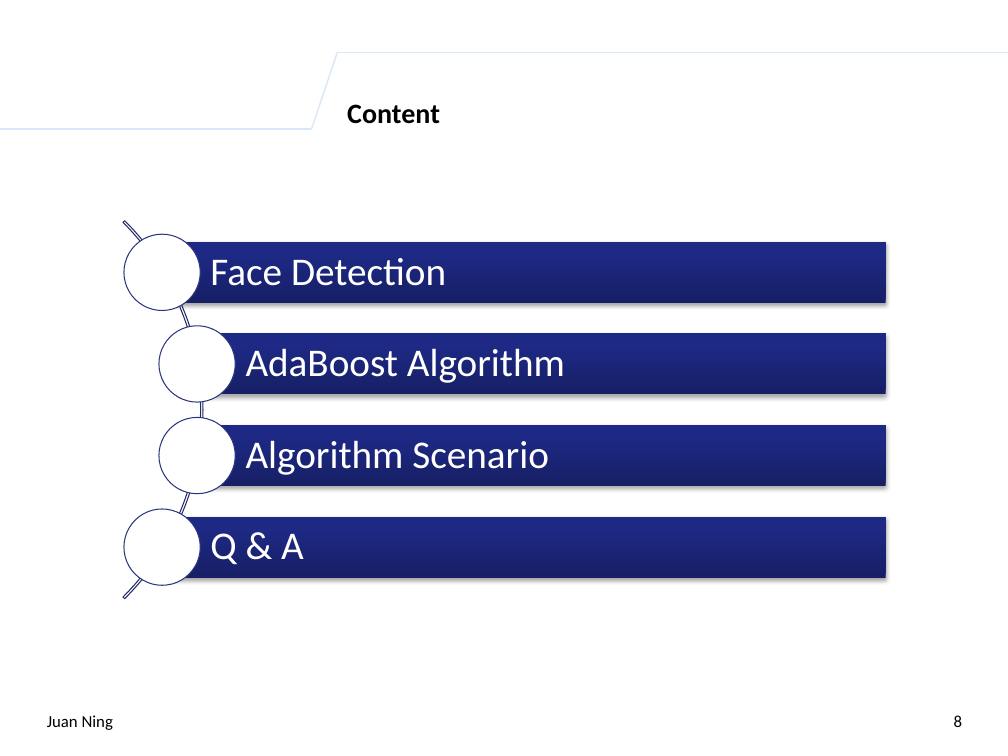
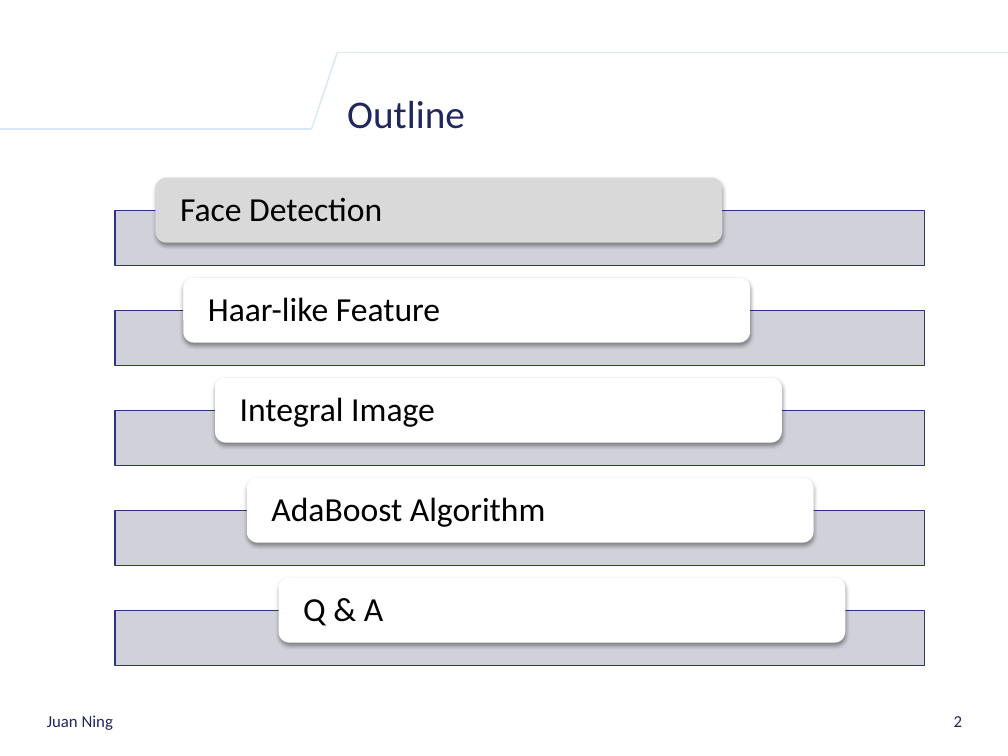
Before and after one commit to k-ning/SHARING, a slide deck: slide 2 of AdaBoost_Algorithm_Presentation.pptx (slide 8 before the commit). Drawn at 1008x756 pixels with LibreOffice and Linux fonts; fonts in the diff are those of the drawing; background and template pictures are left out. Boxes give left, top, right and bottom in pixels: in the first picture for what was removed or moved away, otherwise in the second. Text is boxed around its words. In the diff, an @@ line names an element or a change of style, - is before the commit and + after.

```diff
--- a/AdaBoost_Algorithm_Presentation.pptx
+++ b/AdaBoost_Algorithm_Presentation.pptx
@@ title at box(347, 100, 465, 129): text changed; size 20 to 28 pt; text colour #000000 to #20275D; bold off @@
-Content
+Outline
@@ text "Face Detection": place and size @@
-text "Face Detection" at box(210, 258, 446, 286)
+text "Face Detection" at box(180, 198, 382, 222)
@@ rectangle: place and size @@
-rectangle at box(162, 242, 886, 303)
+rectangle at box(115, 210, 924, 265)
@@ fill gradient #172066 to #1E2984 to #1C2887 to #CDCED7 at 90% opacity; outline none to #2B347C 0.75 pt; shadow off in 4 elements at box(115, 510, 924, 565), box(115, 210, 924, 265), box(115, 410, 924, 466), box(115, 310, 924, 366) @@
@@ rectangle: place and size @@
-rectangle at box(198, 334, 886, 395)
+rectangle at box(115, 310, 924, 366)
@@ rectangle: place and size @@
-rectangle at box(198, 425, 886, 487)
+rectangle at box(115, 410, 924, 466)
@@ group removed at box(0, 142, 549, 676): 4 ellipses, 1 arch (boxed as its full ring), 1 text @@
-Algorithm Scenario
@@ size 28 to 24 pt, text colour #FFFFFF to #000000; less space between paragraphs in 3 elements at box(303, 599, 383, 626), box(180, 198, 382, 222), box(271, 497, 546, 527) @@
@@ text "AdaBoost Algorithm": place and size @@
-text "AdaBoost Algorithm" at box(246, 348, 565, 383)
+text "AdaBoost Algorithm" at box(271, 497, 546, 527)
@@ rectangle: place and size @@
-rectangle at box(162, 517, 886, 579)
+rectangle at box(115, 510, 924, 565)
@@ group added at box(115, 177, 924, 665): 5 rounded rectangles, 2 texts, 1 rectangle @@
+Haar-like Feature
+Integral Image
@@ text "Q & A": place and size @@
-text "Q & A" at box(210, 533, 304, 564)
+text "Q & A" at box(303, 599, 383, 626)
@@ text "Juan Ning" at box(47, 715, 113, 730): text colour #000000 to #20275D @@
@@ page number at box(954, 716, 962, 727): text changed; text colour #000000 to #20275D @@
-8
+2
```
Also in this commit, not shown: 7 other slides changed, 8 slides added, 1 slide removed.
